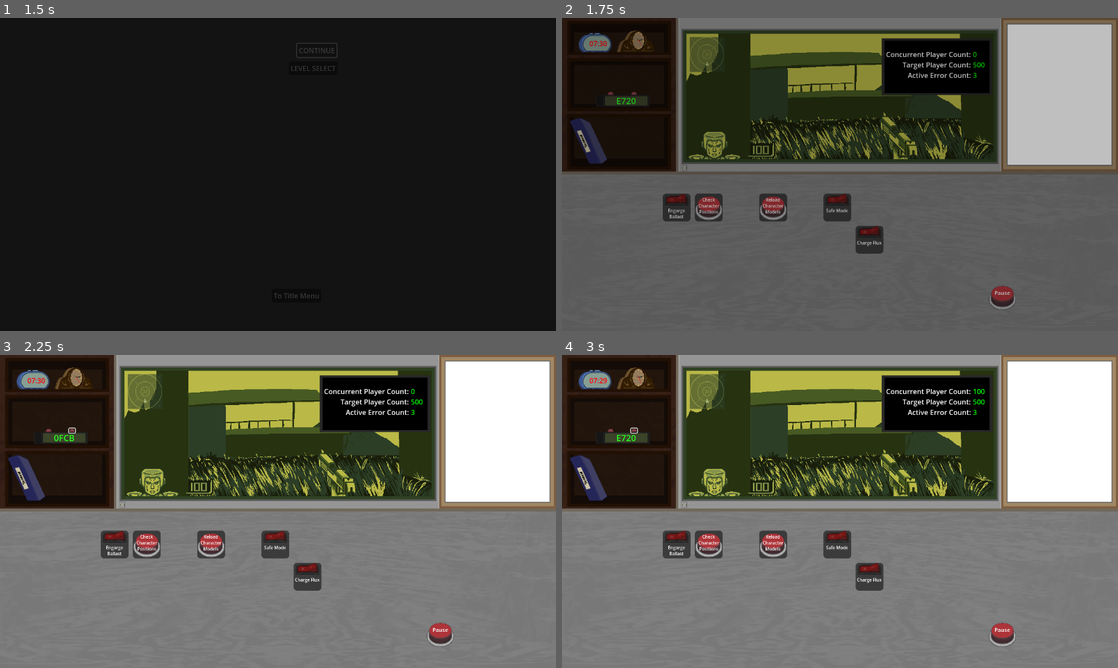
Above: before the commit, frames 1-4 (two rows, left to right).
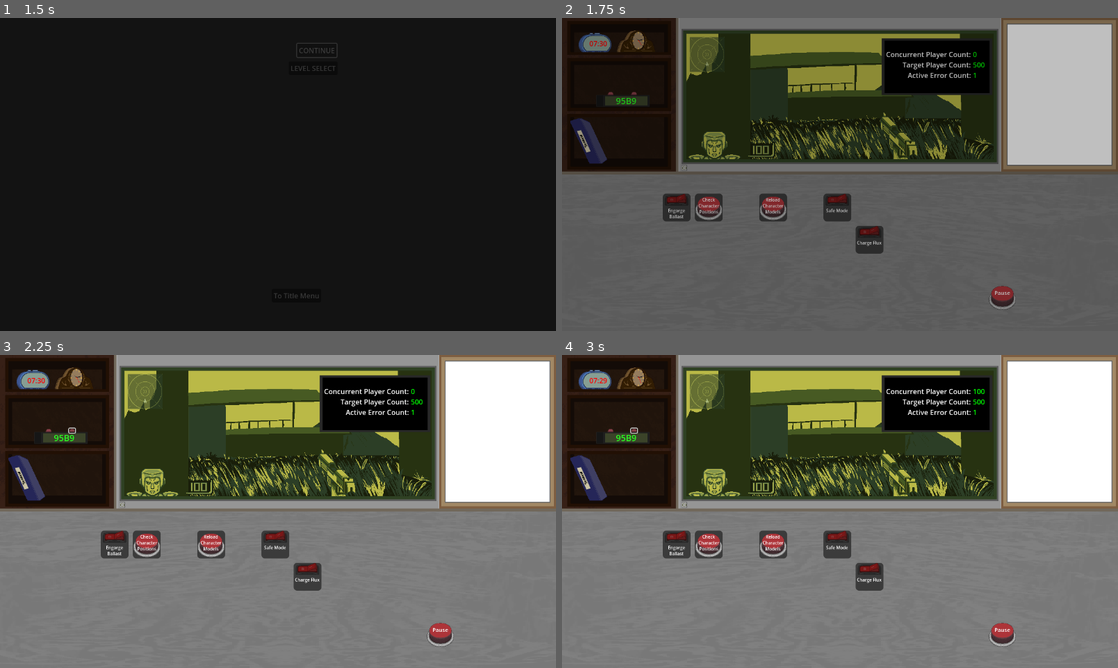
Above: after the commit, the same moments.

Repository: Carth501/team-ferret
Game: Godot game, scene res://scenes/main_menu.tscn
Two runs of this game, one before a commit and one after it. Both use one fixed random seed, a clock stepped at 60 frames per second and the inputs below. Sound files missing from this copy of the repository are replaced by a short silence.
Inputs (mouse positions are in pixels of both pictures, inside the frame that each line leads up to):
- Up to frame 1 (1.5 s): click "NEW GAME" at 0.5 s; click "CONTINUE" at 1.25 s
- Up to frame 2 (1.75 s): no input
- Up to frame 3 (2.25 s): click (72, 430) at 2 s
- Up to frame 4 (3 s): click (634, 430) at 2.75 s

Frame 1 is identical in both runs. In frame 2, less than 0.1% of the frame differs, in the area x 9-75%, y 17-28%; in frame 3, less than 0.1%; in frame 4, less than 0.1%.

Commit message:
fix error init flow

Diff:
--- a/scenes/cubicle.tscn
+++ b/scenes/cubicle.tscn
@@ -325,11 +325,9 @@
 
 [node name="Error Arrived" type="AudioStreamPlayer" parent="Sound Effects"]
 stream = ExtResource("31_rjpuj")
-bus = &"Effects"
 
 [node name="Error Resolved" type="AudioStreamPlayer" parent="Sound Effects"]
 stream = ExtResource("32_k5f08")
-bus = &"Effects"
 
 [connection signal="diagetic_error_report" from="." to="ErrorFactory" method="create_error_node"]
 [connection signal="diagetic_error_resolved" from="." to="pager" method="remove_error"]
@@ -338,6 +336,7 @@
 [connection signal="timeout" from="Timer" to="level clock" method="tick"]
 [connection signal="timeout" from="Timer" to="CpcCalculator" method="send_updates"]
 [connection signal="timeout" from="Timer" to="CpcCalculator" method="calculate"]
+[connection signal="new_active_error" from="ErrorFactory" to="." method="error_report"]
 [connection signal="new_active_error" from="ErrorFactory" to="pager" method="add_error"]
 [connection signal="update_active_error_count" from="ErrorFactory" to="CpcCalculator" method="update_error_count"]
 [connection signal="below_threshold" from="CpcCalculator" to="." method="failure"]
--- a/scenes/singletons/audio_stream_players/click.tscn
+++ b/scenes/singletons/audio_stream_players/click.tscn
@@ -7,5 +7,5 @@
 stream = ExtResource("1_mpiub")
 volume_db = -20.0
 max_polyphony = 8
-bus = &"Sound Effects"
+bus = &"Effects"
 script = ExtResource("2_op2mn")
--- a/scripts/active_error.gd
+++ b/scripts/active_error.gd
@@ -15,6 +15,7 @@
 	pattern = new_pattern
 
 func connect_to_cubicle(cubicle_instance: cubicle):
+	print("connect_to_cubicle")
 	cubicle_reference = cubicle_instance
 	resolved_error.connect(cubicle_instance.announce_error_resolved)
 	for module in pattern:
--- a/scripts/cubicle.gd
+++ b/scripts/cubicle.gd
@@ -94,7 +94,7 @@
 	var error_id_schedule = level.gameplay.errors.scheduled
 	for error in error_id_schedule:
 		var error_item = data.dereference_error_id(error.id)
-		if(error_item.has("time")):
+		if(error.has("time")):
 			error_item["time"] = error.time
 			error_schedule.append(error_item)
 		else:
@@ -166,6 +166,7 @@
 
 func create_error_timers():
 	for error in error_schedule:
+		print("create_error_timers()")
 		var timer := self_destruct_timer.new()
 		timer_corral.add_child(timer)
 		timer.wait_time = error.time
@@ -177,6 +178,10 @@
 func next_error_report():
 	var new_error = error_schedule.pop_front()
 	diagetic_error_report.emit(new_error)
+	print("next_error_report")
+	error_arrived.play()
+
+func error_report(_error: Variant):
 	error_arrived.play()
 
 func announce_error_resolved(error_id):
--- a/scripts/error_factory.gd
+++ b/scripts/error_factory.gd
@@ -7,8 +7,10 @@
 var active_error_count = 0
 var concurrent_player_count = 0
 var error_list: Array = []
+var active_error_instances: Array = []
 var rng = RandomNumberGenerator.new()
 @export var probability: float = 0.1
+var ready_to_connect := false
 
 func _ready():
 	if(cubicle_instance == null):
@@ -31,9 +33,14 @@
 	# has emitted and resolved_error has been connected.
 	new_active_error.emit(error)
 	new_error.resolved_error.connect(decrement_error_count)
+	active_error_instances.append(new_error)
+	if(ready_to_connect):
+		new_error.connect_to_cubicle(cubicle_instance)
+
 
 func cubicle_ready():
-	for error in error_list:
+	ready_to_connect = true
+	for error in active_error_instances:
 		error.connect_to_cubicle(cubicle_instance)
 
 func decrement_error_count(_id):
--- a/scripts/singletons/level_loader.gd
+++ b/scripts/singletons/level_loader.gd
@@ -23,3 +23,4 @@
 	var error = tree.change_scene_to_file("res://scenes/cubicle.tscn")
 	if(error != OK):
 		push_error(str("level_loader ", error))
+	transition_screen_single.transitioned.disconnect(go_to_cubicle)
Not shown: 1 places in scenes/cubicle.tscn that only renumber resources
